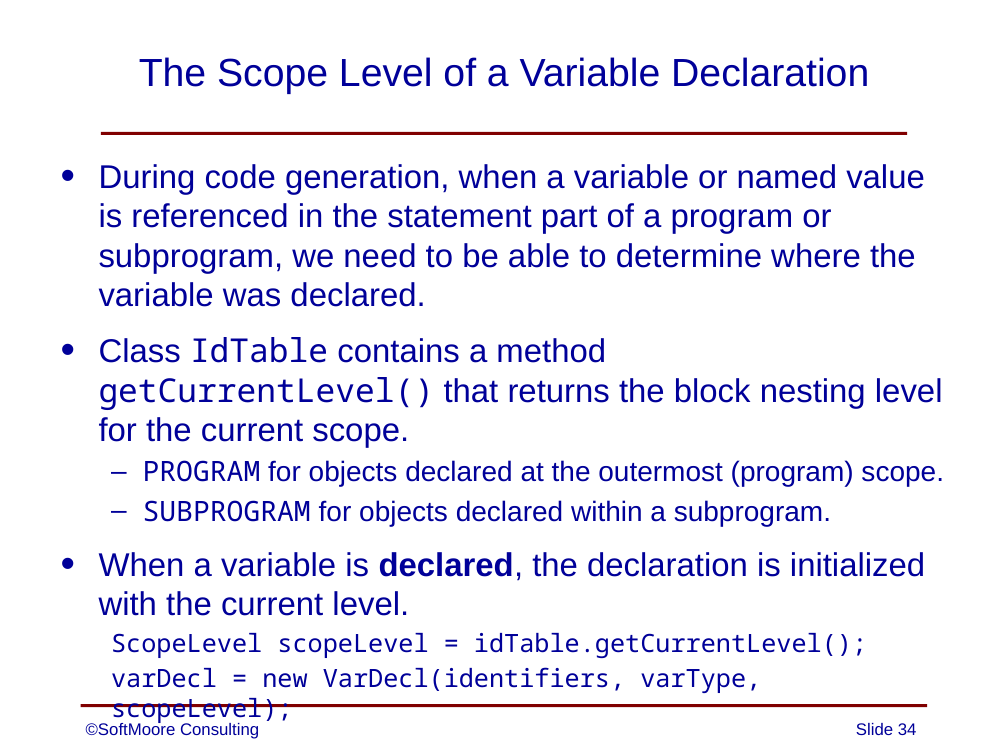
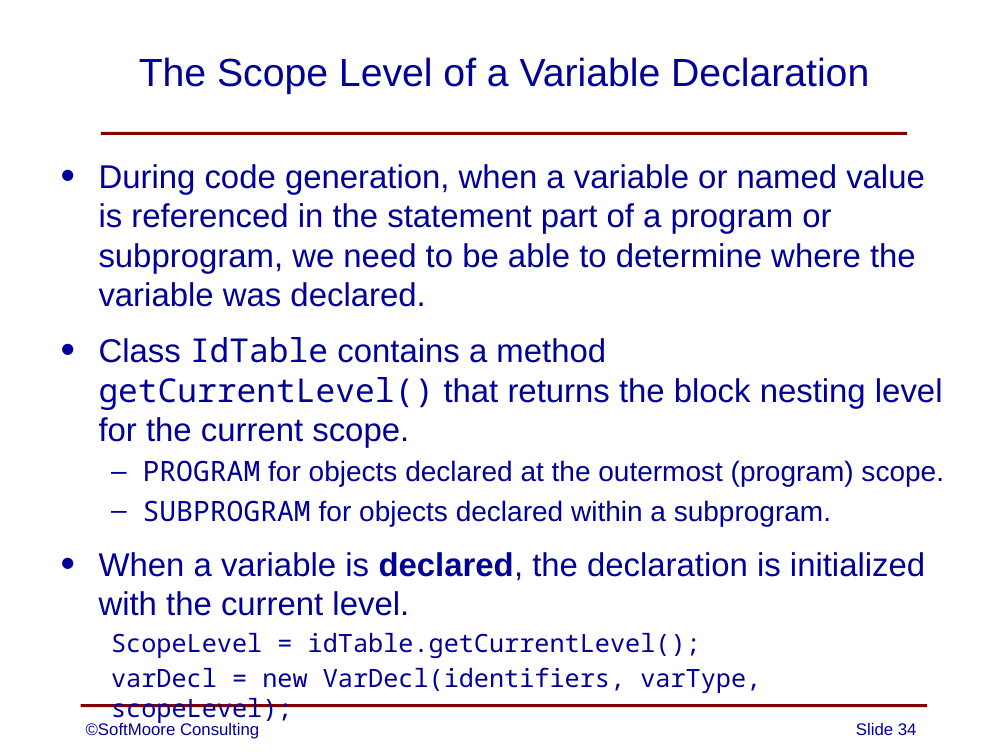
Before and after one commit to SoftMoore/CPRL, a slide deck: slide 34 of PowerPoint Slides/08 - Abstract Syntax Trees.pptx. Drawn at 1008x756 pixels with LibreOffice and Linux fonts; fonts in the diff are those of the drawing. Boxes give left, top, right and bottom in pixels: in the first picture for what was removed or moved away, otherwise in the second. Text is boxed around its words. In the diff, an @@ line names an element or a change of style, - is before the commit and + after.

```diff
--- a/PowerPoint Slides/08 - Abstract Syntax Trees.pptx
+++ b/PowerPoint Slides/08 - Abstract Syntax Trees.pptx
@@ text at (111, 633, 701, 658): text changed @@
-  ScopeLevel scopeLevel = idTable.getCurrentLevel();
+  ScopeLevel = idTable.getCurrentLevel();
```
Also in this commit, not shown: 5 other slides changed, 1 other file.
